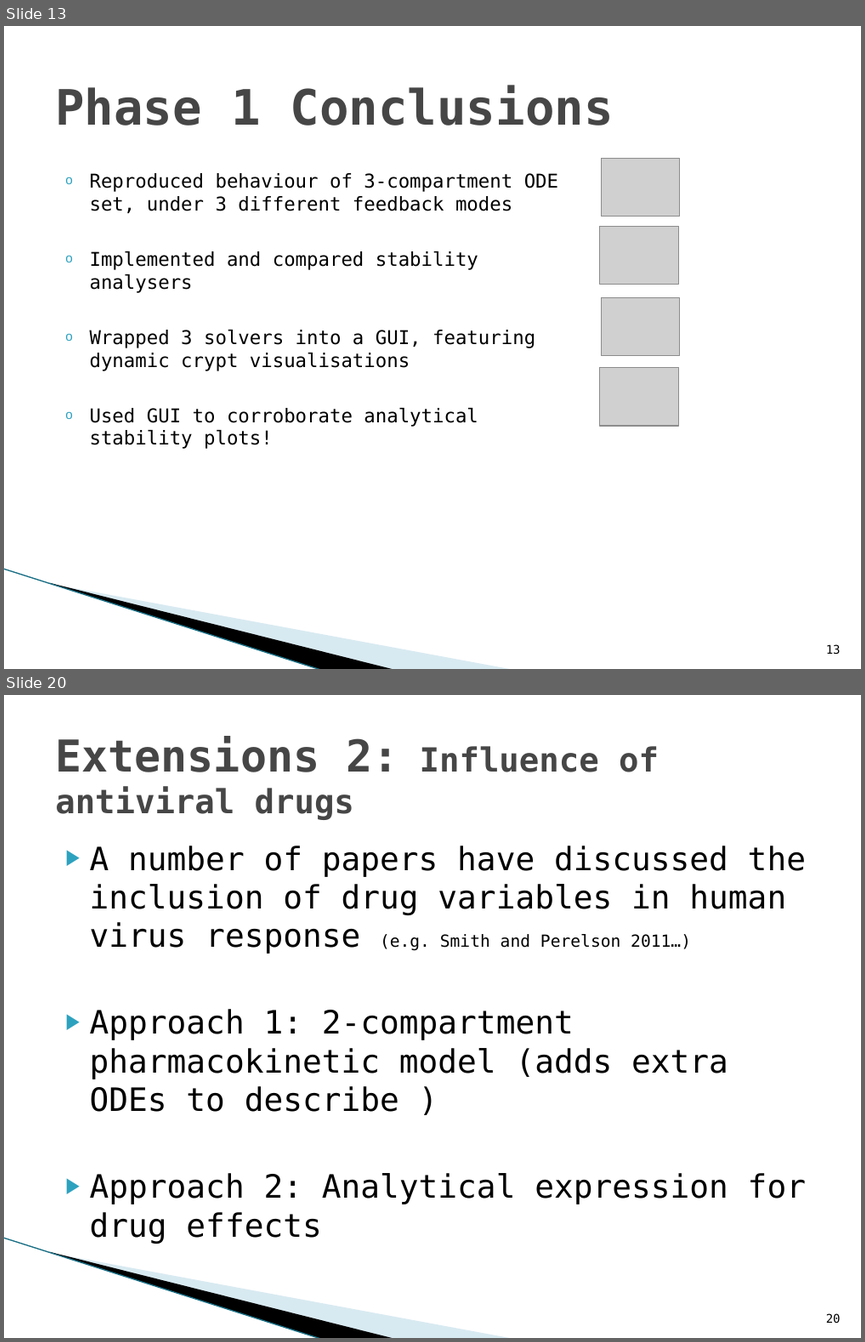
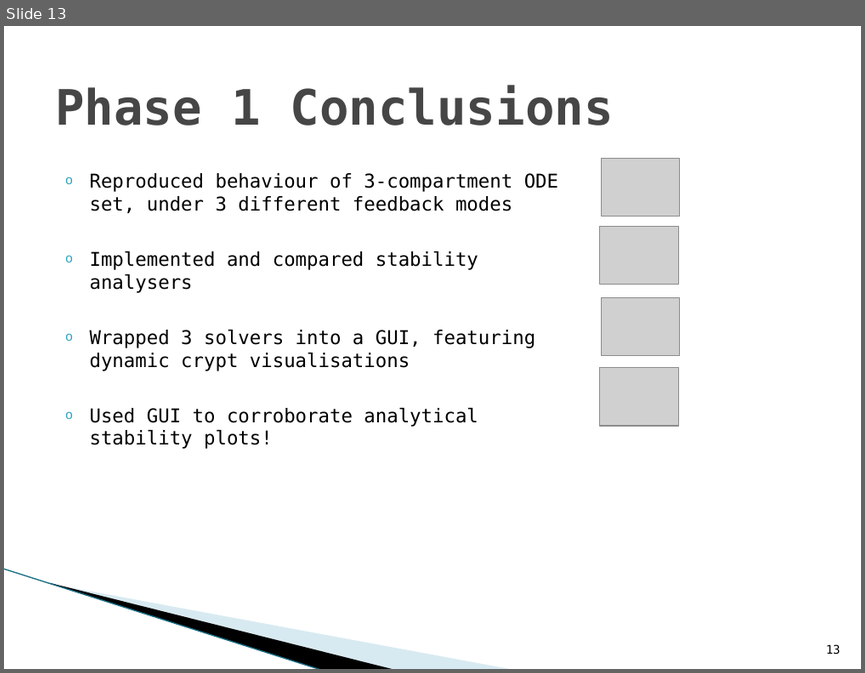
Before and after one commit to jleem10/GroupD_Phase2, a slide deck: PresentationPhase1.pptx. Shown one above the other, each under a label of ours: slides 13 and 20 before the commit, slide 13 after it; the slides between them are not shown. The pictures are 865x1342 and 865x673 pixels, drawn with LibreOffice and Linux fonts; fonts in the diff are those of the drawing; grey boxes stand for pictures; background and template pictures are left out. Boxes give left, top, right and bottom in pixels: in the first picture for what was removed or moved away, otherwise in the second. Text is boxed around its words. In the diff, an @@ line names an element or a change of style, - is before the commit and + after.

```diff
--- a/PresentationPhase1.pptx
+++ b/PresentationPhase1.pptx
@@ slide 20 removed at [4,695,861,1338], background #FFFFFF; not listed: 3 template elements that a slide beside it also shows @@
@@ title removed at [55,737,658,820] @@
-Extensions 2: Influence of antiviral drugs
@@ text removed at [90,845,806,1243] @@
-▶ A number of papers have discussed the inclusion of drug variables in human virus response (e.g. Smith and Perelson 2011…)
-▶ Approach 1: 2-compartment pharmacokinetic model (adds extra ODEs to describe )
-▶ Approach 2: Analytical expression for drug effects
@@ page number removed at [826,1313,840,1323] @@
-20
```
Also in this commit, not shown: 6 other slides removed.
